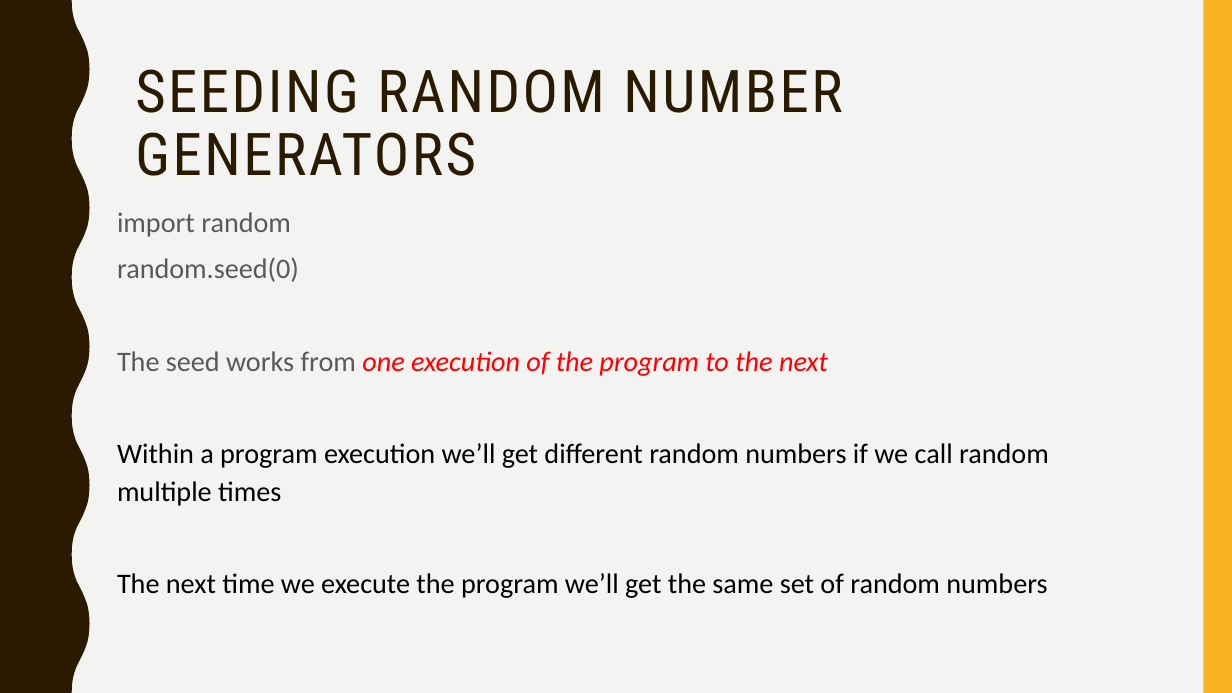
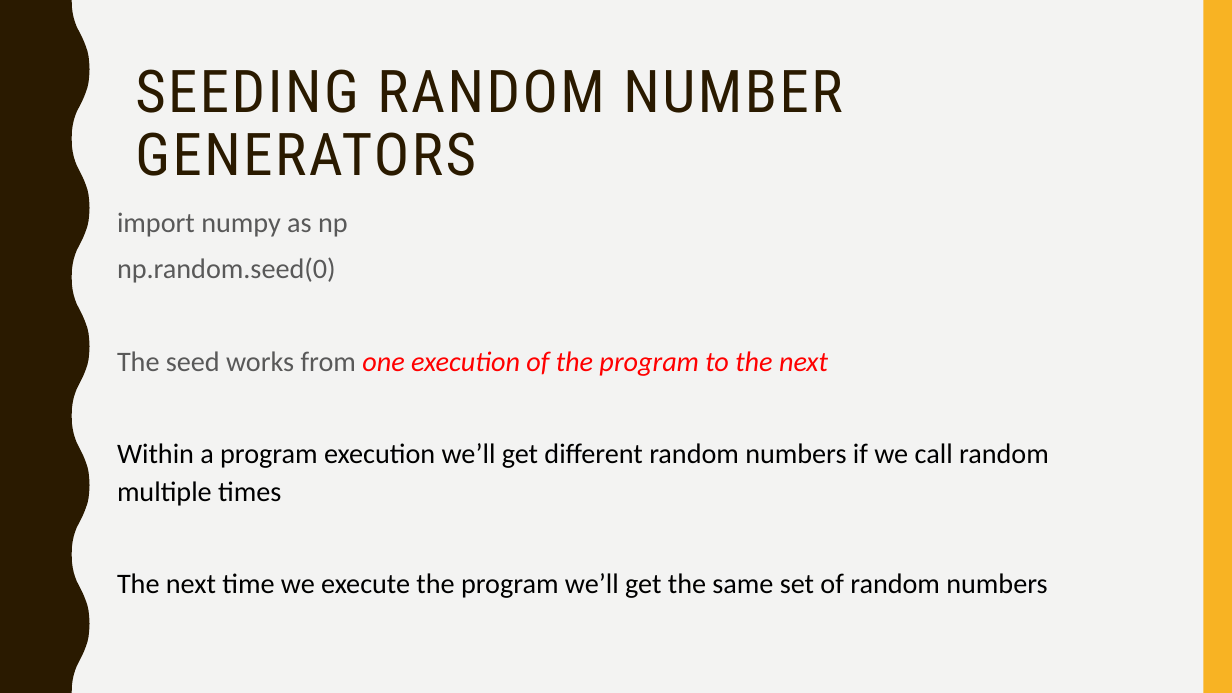
Before and after one commit to narock/scientific_computing_course, a slide deck: slide 12 of 04_Monte_Carlo/04_Monte_Carlo.pptx. Drawn at 1232x693 pixels with LibreOffice and Linux fonts; fonts in the diff are those of the drawing. Boxes give left, top, right and bottom in pixels: in the first picture for what was removed or moved away, otherwise in the second. Text is boxed around its words. In the diff, an @@ line names an element or a change of style, - is before the commit and + after.

```diff
--- a/04_Monte_Carlo/04_Monte_Carlo.pptx
+++ b/04_Monte_Carlo/04_Monte_Carlo.pptx
@@ text at (117, 212, 348, 283): text changed @@
-import random
-random.seed(0)
+import numpy as np
+np.random.seed(0)
```
Also in this commit, not shown: 5 other slides changed, 2 slides added, 1 slide removed, 26 other files.
